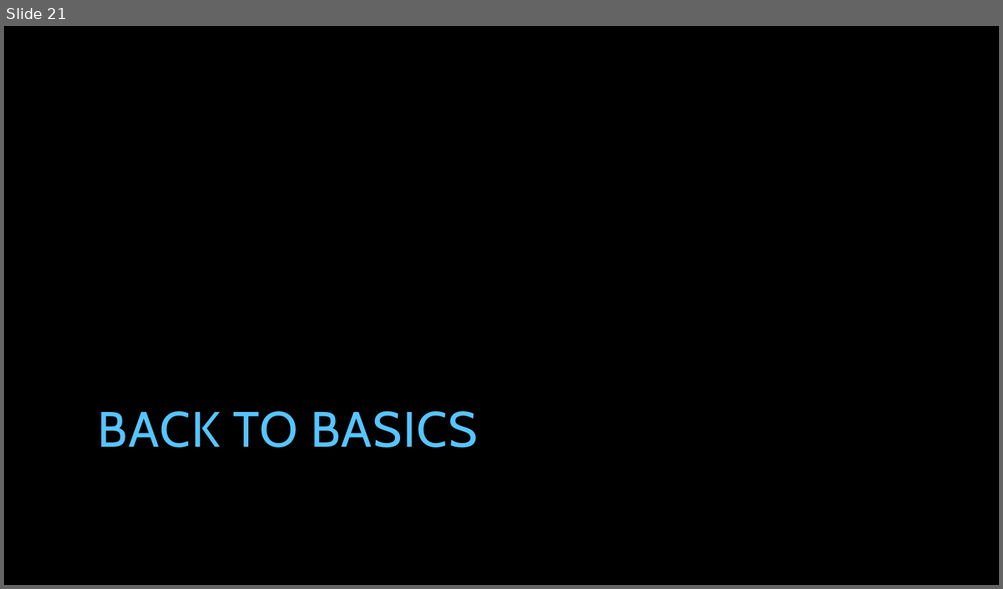
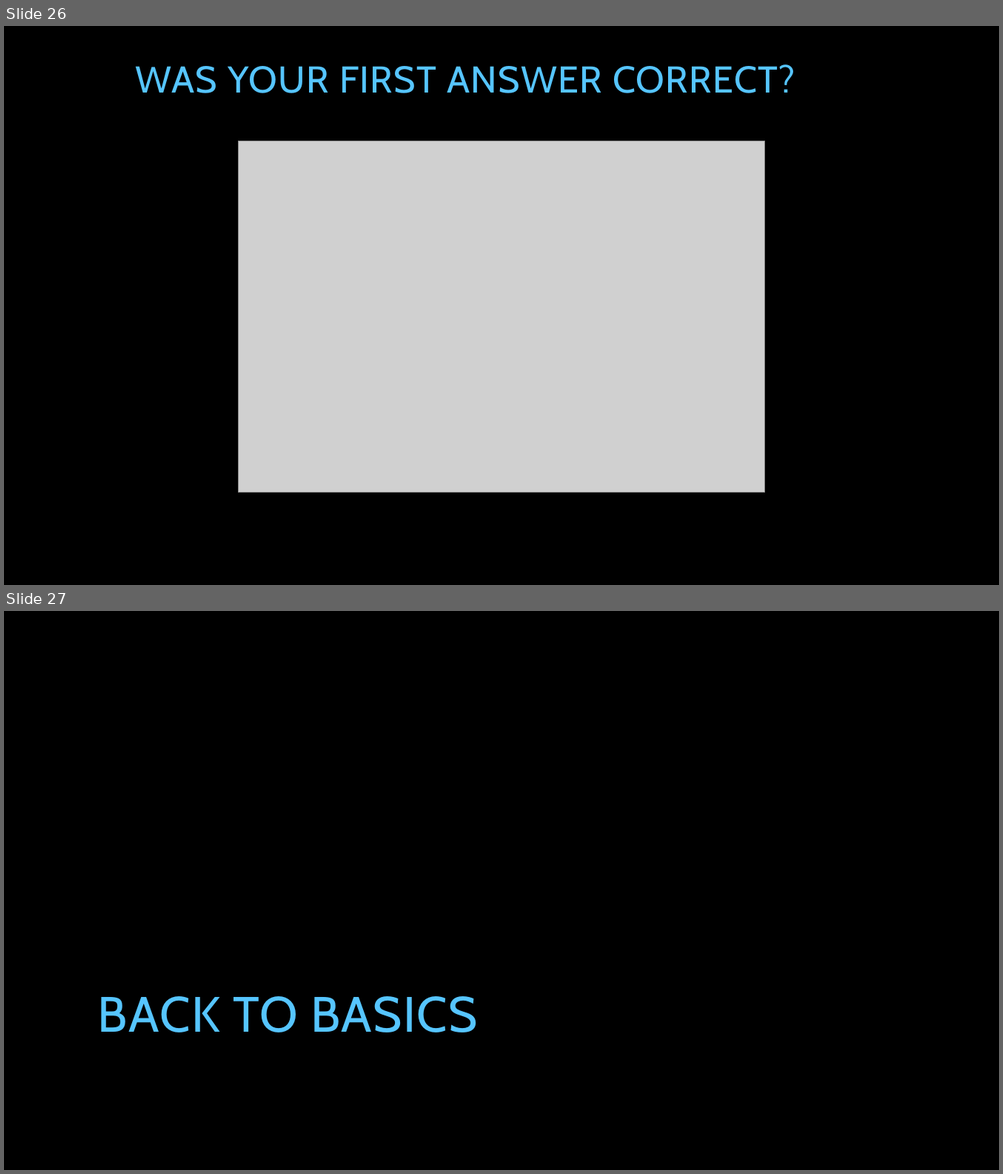
Before and after one commit to tpierrain/talk-AsyncAwait, a slide deck: AsyncAwait...ohWait.pptx. Shown one above the other, each under a label of ours: slide 21 before the commit, slides 26 and 27 after it. The pictures are 1003x589 and 1003x1174 pixels, drawn with LibreOffice and Linux fonts; fonts in the diff are those of the drawing; grey boxes stand for pictures; background and template pictures are left out. Boxes give left, top, right and bottom in pixels: in the first picture for what was removed or moved away, otherwise in the second. Text is boxed around its words. In the diff, an @@ line names an element or a change of style, - is before the commit and + after.

```diff
--- a/AsyncAwait...ohWait.pptx
+++ b/AsyncAwait...ohWait.pptx
@@ slide 26 added at (x1=4, y1=26, x2=999, y2=585), background picture (left out) @@
@@ title added at (x1=136, y1=64, x2=795, y2=93), 36 pt, text #56C5FF @@
+WAS YOUR FIRST ANSWER CORRECT?
@@ picture added at (x1=239, y1=141, x2=765, y2=493) @@
@@ what was slide 21 is now slide 27 @@
```
Also in this commit, not shown: 19 slides changed, 6 other slides added.
